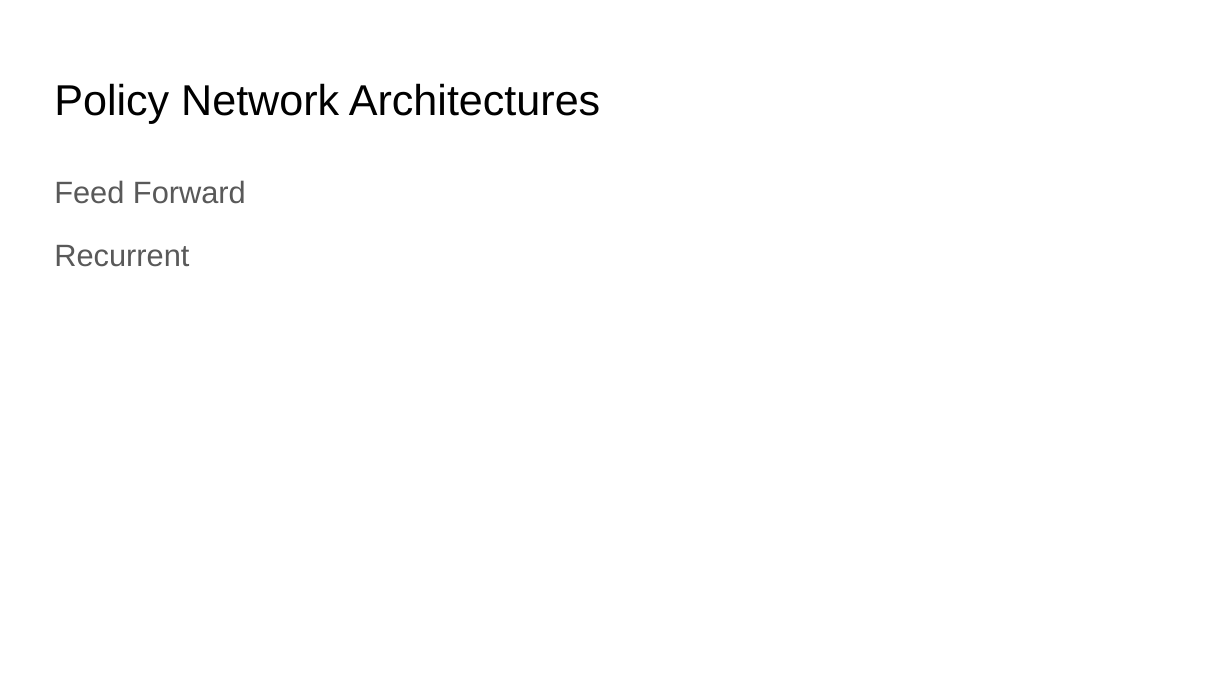
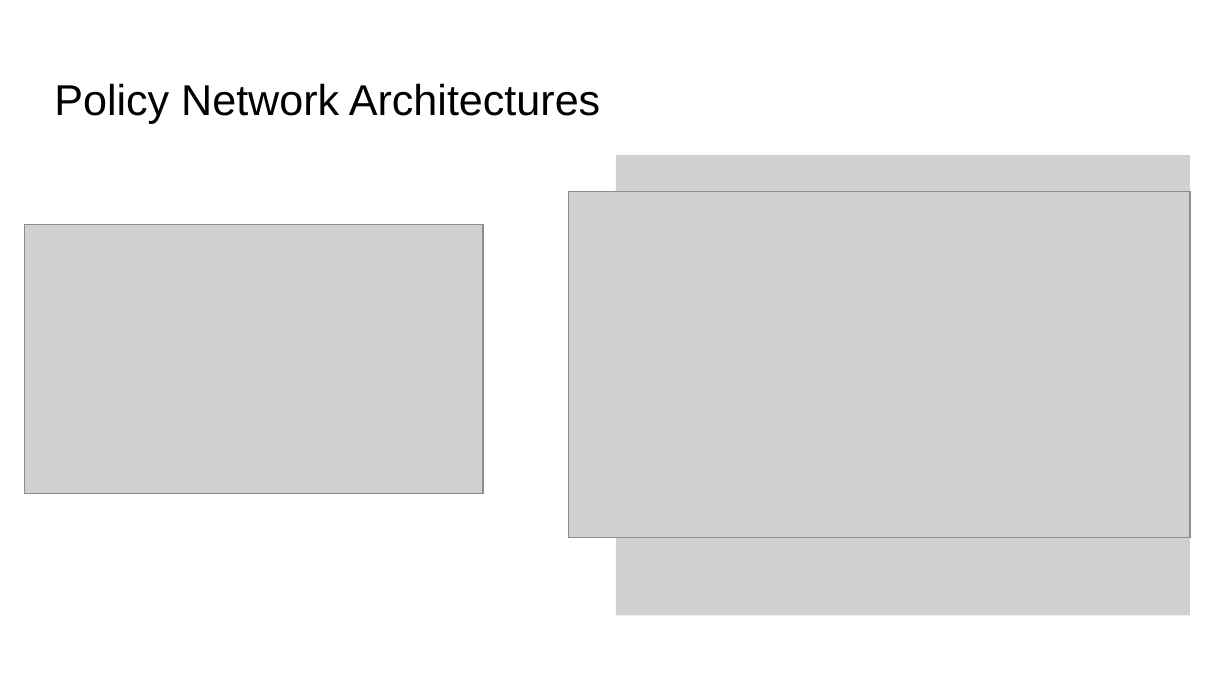
Before and after one commit to Stevenhunter167/Towards-Interpretable-Reinforcement-Learning-Using-Attention-Augmented-Agents-Replication, a slide deck: slide 9 of Presentation.pptx. Drawn at 1232x693 pixels with LibreOffice and Linux fonts; fonts in the diff are those of the drawing; grey boxes stand for pictures. Boxes give left, top, right and bottom in pixels: in the first picture for what was removed or moved away, otherwise in the second. Text is boxed around its words. In the diff, an @@ line names an element or a change of style, - is before the commit and + after.

```diff
--- a/Presentation.pptx
+++ b/Presentation.pptx
@@ picture added at <box>616,155,1190,616</box> @@
@@ text removed at <box>54,180,246,267</box> @@
-Feed Forward
-Recurrent
@@ picture added at <box>569,192,1190,538</box> @@
@@ picture added at <box>25,224,483,493</box> @@
```
Also in this commit, not shown: 12 other slides changed, 1 slide added, 1 other file.
